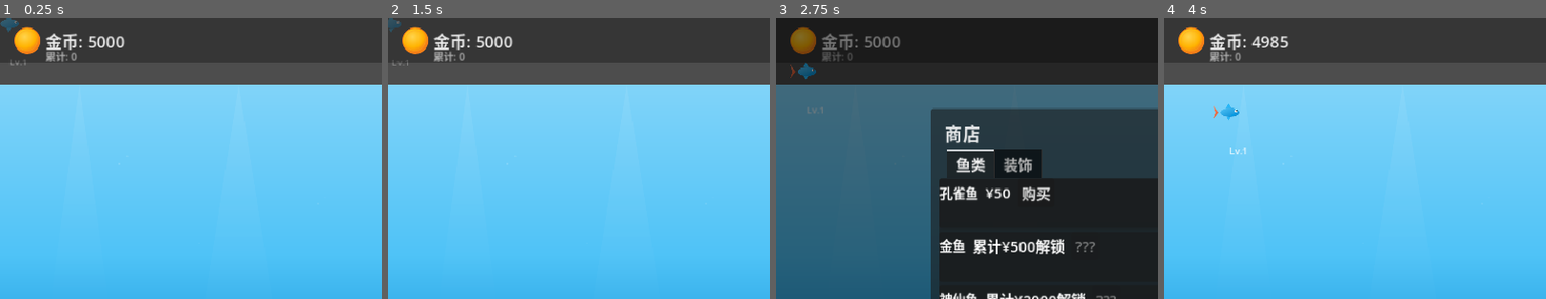
Above: before the commit, frames 1-4 (left to right).
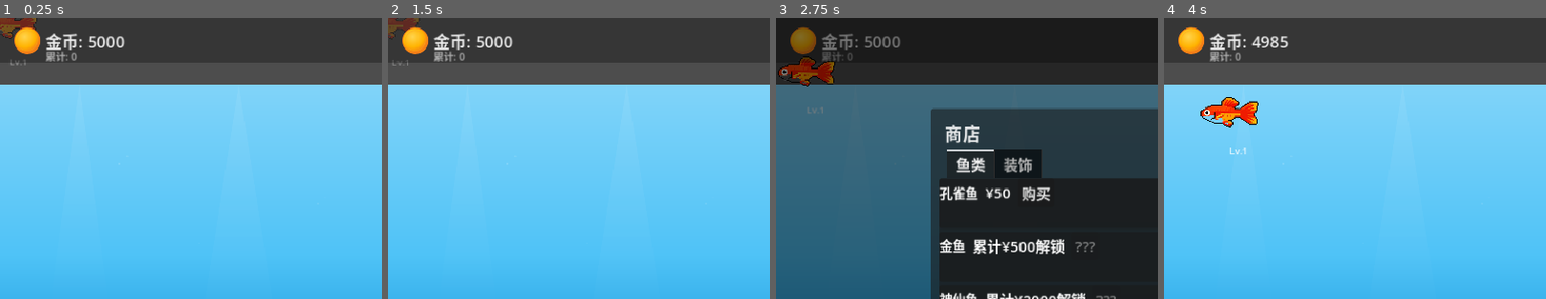
Above: after the commit, the same moments.

Repository: ZhanXuzhao/Deskquarium
Game: Godot game, scene res://main.tscn
Same seed, same stepped clock (60 frames per second), same inputs: the game is played once before the commit and once after it.
Inputs:
- Up to frame 1 (0.25 s): no input
- Up to frame 2 (1.5 s): click "菜单" at 0.5 s; click "重新开始游戏" at 1.25 s
- Up to frame 3 (2.75 s): click "商店" at 2 s
- Up to frame 4 (4 s): click "关闭" at 2.75 s; click "喂食" at 3.5 s
The pictures show only the part of the screen within x 0-50%, y 0-50%; the shares and areas given below are measured in that part.

The runs differ from the first frame. In frame 1, 0.4% of the frame differs, in the area x 0-10%, y 0-8%; in frame 2, 0.3%; in frame 3, 0.9%; in frame 4, 1.0%, in the area x 9-25%, y 28-39%.
Error in both runs: Invalid assignment of property or key 'text' with value of type 'String' on a base object of type 'Nil'. (res://scripts/main.gd:241)

Commit message:
将鱼类图片资源从SVG更换为PNG

Diff:
--- a/assets/fish/fish_angelfish.svg
+++ /dev/null
@@ -1,19 +0,0 @@
-<svg xmlns="http://www.w3.org/2000/svg" viewBox="0 0 100 120">
-  <defs>
-    <linearGradient id="bodyGrad" x1="0" y1="0" x2="1" y2="1">
-      <stop offset="0%" stop-color="#ECEFF1"/>
-      <stop offset="50%" stop-color="#B0BEC5"/>
-      <stop offset="100%" stop-color="#78909C"/>
-    </linearGradient>
-  </defs>
-  <polygon points="38,55 8,40 15,55 8,70" fill="#90A4AE" opacity="0.8"/>
-  <polygon points="42,30 78,55 42,82 12,55" fill="url(#bodyGrad)"/>
-  <line x1="34" y1="38" x2="28" y2="72" stroke="#546E7A" stroke-width="2.5" opacity="0.4"/>
-  <line x1="48" y1="32" x2="42" y2="80" stroke="#546E7A" stroke-width="2.5" opacity="0.4"/>
-  <line x1="60" y1="36" x2="55" y2="76" stroke="#546E7A" stroke-width="2.5" opacity="0.4"/>
-  <polygon points="42,30 55,2 68,28" fill="#90A4AE"/>
-  <polygon points="38,80 50,115 56,76" fill="#90A4AE"/>
-  <circle cx="70" cy="48" r="4.5" fill="white"/>
-  <circle cx="71" cy="48" r="2.2" fill="#1a1a1a"/>
-  <circle cx="71.5" cy="47.5" r="1" fill="white"/>
-</svg>
--- a/assets/fish/fish_arowana.svg
+++ /dev/null
@@ -1,23 +0,0 @@
-<svg xmlns="http://www.w3.org/2000/svg" viewBox="0 0 160 60">
-  <defs>
-    <linearGradient id="bodyGrad" x1="0" y1="0" x2="0" y2="1">
-      <stop offset="0%" stop-color="#C8E6C9"/>
-      <stop offset="40%" stop-color="#81C784"/>
-      <stop offset="100%" stop-color="#388E3C"/>
-    </linearGradient>
-  </defs>
-  <polygon points="12,30 2,10 2,50" fill="#4CAF50"/>
-  <ellipse cx="82" cy="30" rx="62" ry="11" fill="url(#bodyGrad)"/>
-  <ellipse cx="132" cy="30" rx="16" ry="9" fill="#66BB6A"/>
-  <path d="M 50,19 Q 72,6 92,19" fill="#4CAF50"/>
-  <path d="M 120,36 Q 126,48 132,38" fill="#4CAF50"/>
-  <path d="M 142,34 Q 150,44 155,40" fill="none" stroke="#4CAF50" stroke-width="1.2"/>
-  <path d="M 142,37 Q 150,47 155,43" fill="none" stroke="#4CAF50" stroke-width="1.2"/>
-  <circle cx="137" cy="24" r="4.5" fill="white"/>
-  <circle cx="138" cy="24" r="2.2" fill="#1a1a1a"/>
-  <circle cx="138.5" cy="23.5" r="1" fill="white"/>
-  <path d="M 40,30 Q 50,26 60,30" fill="none" stroke="#388E3C" stroke-width="0.7" opacity="0.4"/>
-  <path d="M 60,30 Q 70,26 80,30" fill="none" stroke="#388E3C" stroke-width="0.7" opacity="0.4"/>
-  <path d="M 80,30 Q 90,26 100,30" fill="none" stroke="#388E3C" stroke-width="0.7" opacity="0.4"/>
-  <path d="M 100,30 Q 110,26 120,30" fill="none" stroke="#388E3C" stroke-width="0.7" opacity="0.4"/>
-</svg>
--- a/assets/fish/fish_goldfish.svg
+++ /dev/null
@@ -1,21 +0,0 @@
-<svg xmlns="http://www.w3.org/2000/svg" viewBox="0 0 120 80">
-  <defs>
-    <radialGradient id="bodyGrad" cx="0.6" cy="0.4" r="0.6">
-      <stop offset="0%" stop-color="#FFD54F"/>
-      <stop offset="60%" stop-color="#FF8F00"/>
-      <stop offset="100%" stop-color="#E65100"/>
-    </radialGradient>
-    <linearGradient id="tailGrad" x1="0" y1="0" x2="1" y2="1">
-      <stop offset="0%" stop-color="#FFB300" stop-opacity="0.6"/>
-      <stop offset="100%" stop-color="#FF6F00" stop-opacity="0.9"/>
-    </linearGradient>
-  </defs>
-  <path d="M 22,40 C 5,18 0,32 8,40 C 0,48 5,62 22,40" fill="url(#tailGrad)"/>
-  <ellipse cx="62" cy="40" rx="30" ry="20" fill="url(#bodyGrad)"/>
-  <path d="M 45,20 Q 55,6 70,20" fill="#FFA000" stroke="#E65100" stroke-width="0.5"/>
-  <ellipse cx="75" cy="52" rx="10" ry="5" fill="#FFA000" transform="rotate(-15 75 52)"/>
-  <circle cx="83" cy="34" r="5" fill="white"/>
-  <circle cx="85" cy="34" r="2.5" fill="#1a1a1a"/>
-  <circle cx="85" cy="34" r="1.2" fill="white"/>
-  <ellipse cx="92" cy="44" rx="3" ry="2" fill="#BF360C"/>
-</svg>
--- a/assets/fish/fish_guppy.svg
+++ /dev/null
@@ -1,20 +0,0 @@
-<svg xmlns="http://www.w3.org/2000/svg" viewBox="0 0 120 80">
-  <defs>
-    <linearGradient id="bodyGrad" x1="0" y1="0" x2="1" y2="1">
-      <stop offset="0%" stop-color="#4FC3F7"/>
-      <stop offset="100%" stop-color="#0288D1"/>
-    </linearGradient>
-    <linearGradient id="tailGrad" x1="0" y1="0" x2="1" y2="1">
-      <stop offset="0%" stop-color="#FF8A65"/>
-      <stop offset="100%" stop-color="#E64A19"/>
-    </linearGradient>
-  </defs>
-  <polygon points="20,40 0,15 8,40 0,65" fill="url(#tailGrad)" opacity="0.9"/>
-  <ellipse cx="62" cy="40" rx="34" ry="16" fill="url(#bodyGrad)"/>
-  <polygon points="48,24 58,8 68,24" fill="#29B6F6"/>
-  <polygon points="50,56 58,70 66,56" fill="#29B6F6"/>
-  <ellipse cx="75" cy="48" rx="8" ry="3" fill="#039BE5" transform="rotate(-20 75 48)"/>
-  <circle cx="84" cy="34" r="5" fill="white"/>
-  <circle cx="86" cy="34" r="2.5" fill="#1a1a1a"/>
-  <circle cx="86" cy="34" r="1.2" fill="white"/>
-</svg>
--- a/data/fish_data.gd
+++ b/data/fish_data.gd
@@ -93,16 +93,16 @@
 			return 15
 	return 1
 
-static func get_svg_path(species: Species) -> String:
+static func get_texture_path(species: Species) -> String:
 	match species:
 		Species.GUPPY:
-			return "res://assets/fish/fish_guppy.svg"
+			return "res://assets/fish/fish_guppy.png"
 		Species.GOLDFISH:
-			return "res://assets/fish/fish_goldfish.svg"
+			return "res://assets/fish/fish_goldfish.png"
 		Species.ANGELFISH:
-			return "res://assets/fish/fish_angelfish.svg"
+			return "res://assets/fish/fish_angelfish.png"
 		Species.AROWANA:
-			return "res://assets/fish/fish_arowana.svg"
+			return "res://assets/fish/fish_arowana.png"
 	return ""
 
 static func get_unlock_requirement(species: Species) -> Dictionary:
--- a/scripts/fish/fish.gd
+++ b/scripts/fish/fish.gd
@@ -53,9 +53,9 @@
 
 
 func _update_appearance() -> void:
-	var svg_path := FishData.get_svg_path(species)
-	if ResourceLoader.exists(svg_path):
-		var tex := load(svg_path) as Texture2D
+	var tex_path := FishData.get_texture_path(species)
+	if ResourceLoader.exists(tex_path):
+		var tex := load(tex_path) as Texture2D
 		if tex:
 			sprite.texture = tex
 
Not shown, removed: assets/fish/fish_angelfish.svg.import
Not shown, removed: assets/fish/fish_arowana.svg.import
Not shown, removed: assets/fish/fish_goldfish.svg.import
Not shown, removed: assets/fish/fish_guppy.svg.import
